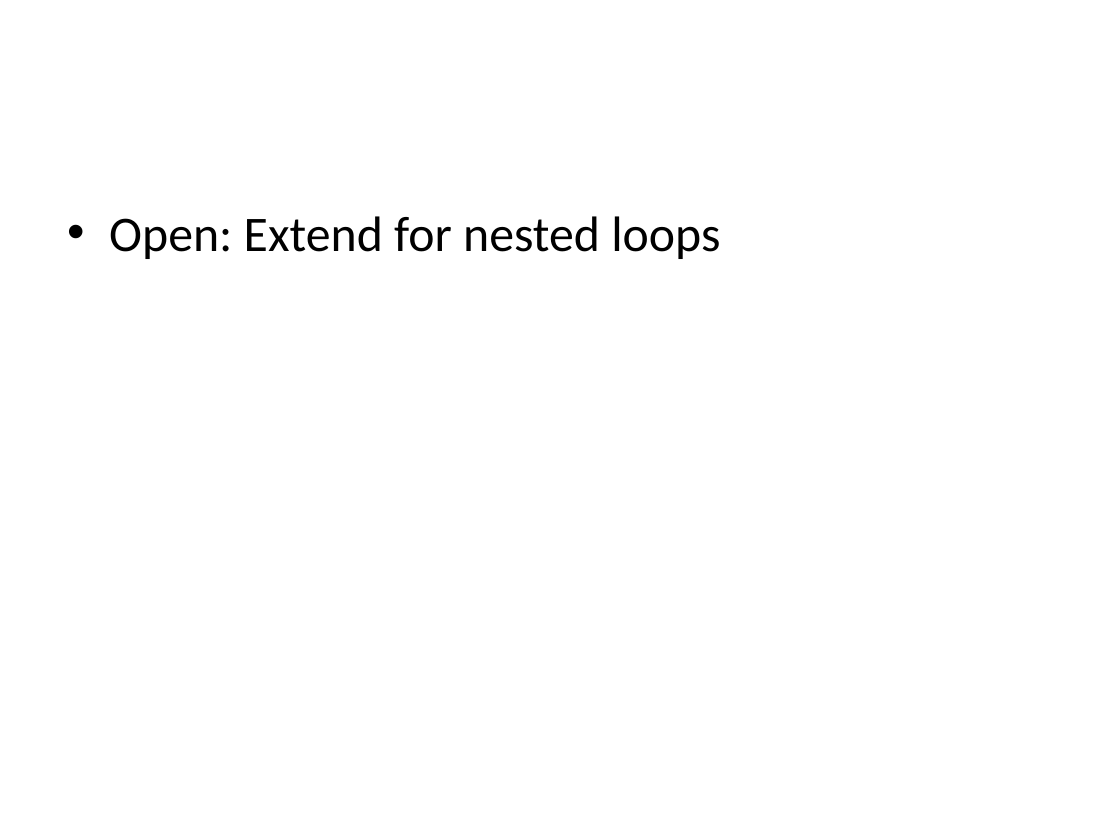
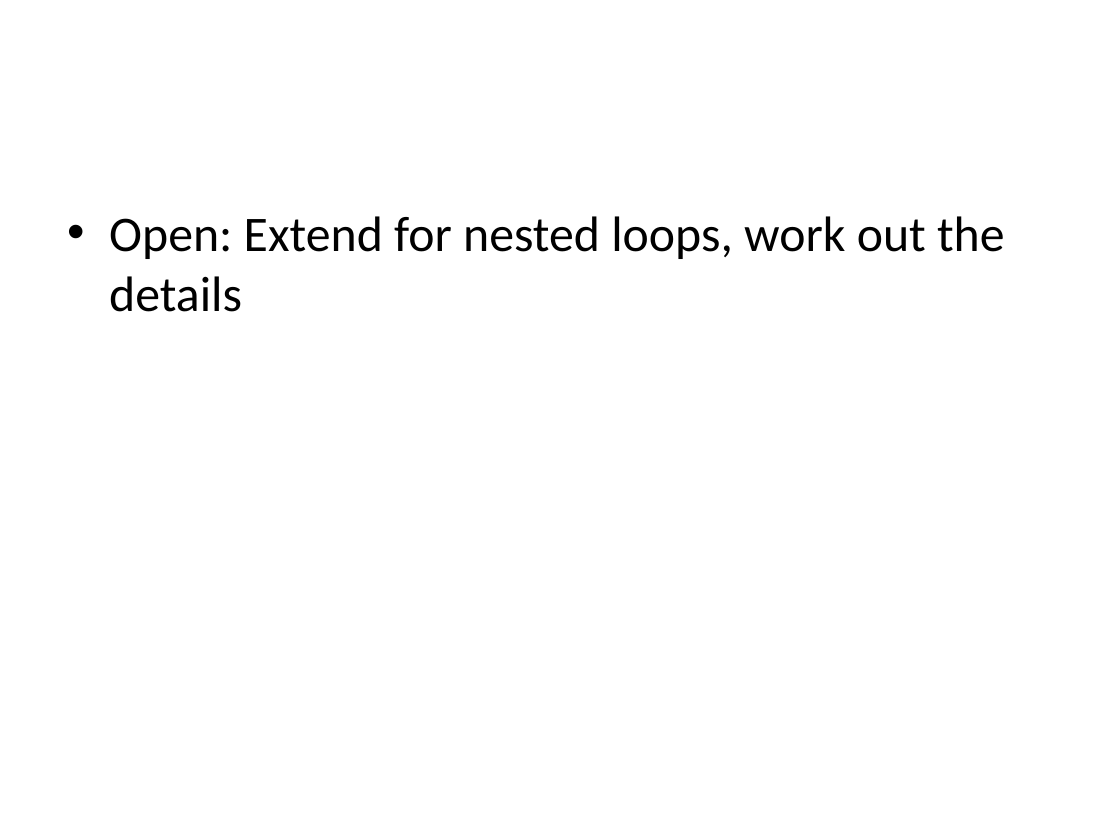
Before and after one commit to milana2/ParallelizationForMPC, a slide deck: slide 23 of MPC_Compiler_Misc_Notes.pptx (slide 22 before the commit). Drawn at 1120x840 pixels with LibreOffice and Linux fonts; fonts in the diff are those of the drawing. Boxes give left, top, right and bottom in pixels: in the first picture for what was removed or moved away, otherwise in the second. Text is boxed around its words. In the diff, an @@ line names an element or a change of style, - is before the commit and + after.

Commit message:
Minor edits to powerpoint slides.

```diff
--- a/MPC_Compiler_Misc_Notes.pptx
+++ b/MPC_Compiler_Misc_Notes.pptx
@@ text at (109,216,1005,312): text changed @@
-• Open: Extend for nested loops
+• Open: Extend for nested loops, work out the details
```
Also in this commit, not shown: 1 slide added.
